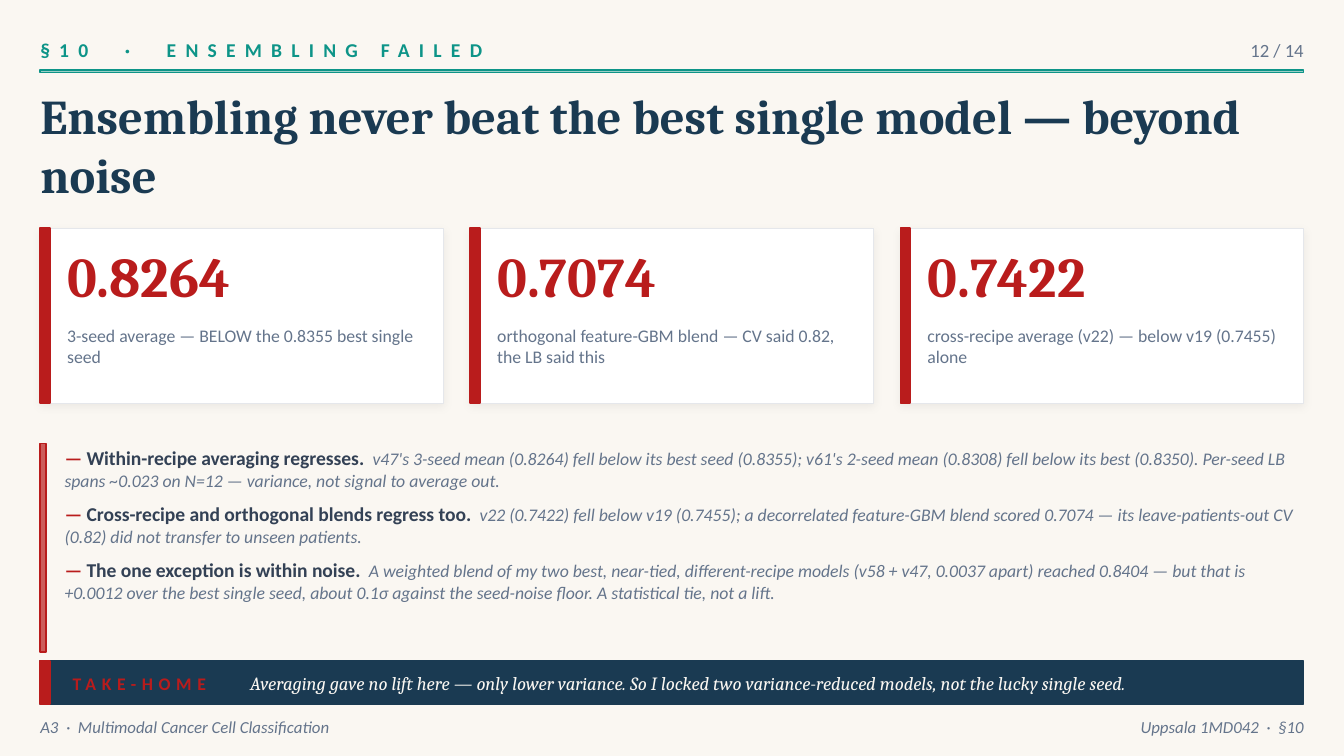
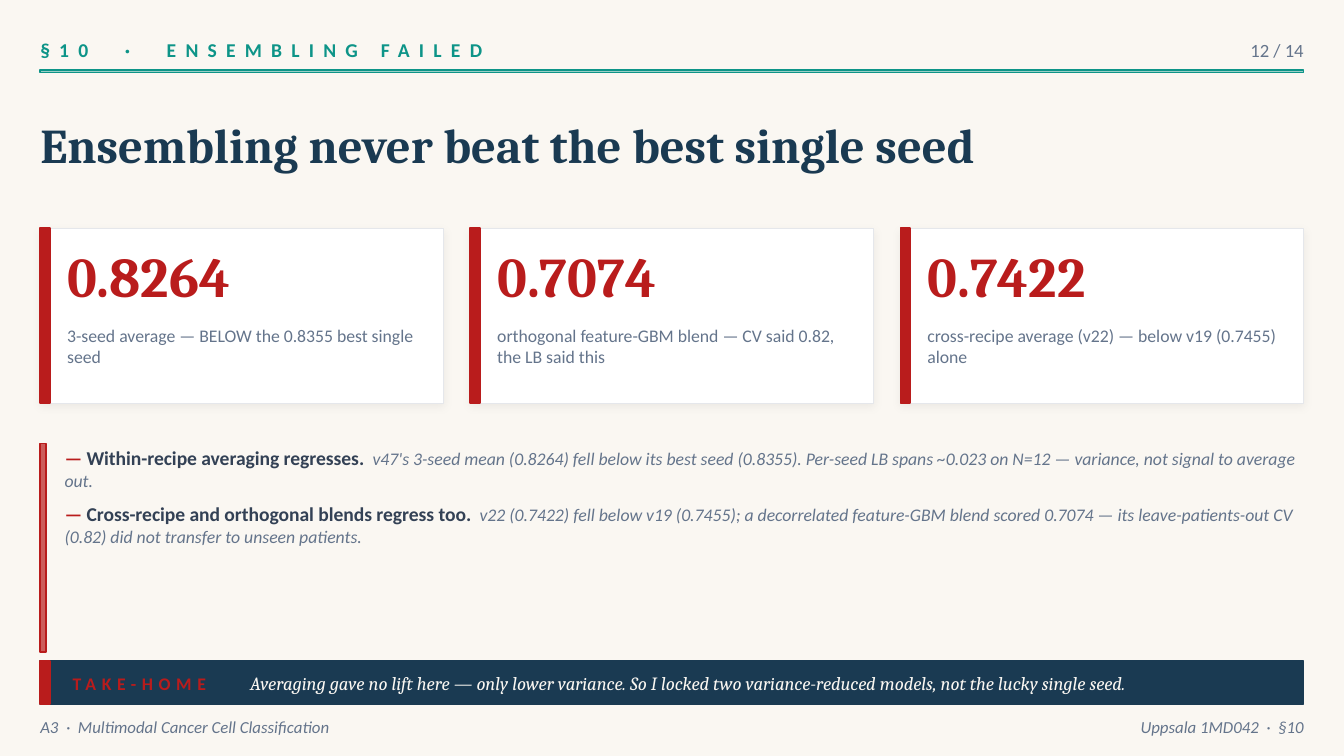
Before and after one commit to rafallex/multimodal-microscopy-distillation, a slide deck: slide 12 of presentation/A3_cancer_challenge.pptx. Drawn at 1344x756 pixels with LibreOffice and Linux fonts; fonts in the diff are those of the drawing. Boxes give left, top, right and bottom in pixels: in the first picture for what was removed or moved away, otherwise in the second. Text is boxed around its words. In the diff, an @@ line names an element or a change of style, - is before the commit and + after.

```diff
--- a/presentation/A3_cancer_challenge.pptx
+++ b/presentation/A3_cancer_challenge.pptx
@@ text at <box>309,129,974,174</box>: text changed @@
-Ensembling never beat the best single model — beyond noise
+Ensembling never beat the best single seed
@@ text at <box>65,451,1295,487</box>: text changed @@
-— Within-recipe averaging regresses. v47's 3-seed mean (0.8264) fell below its best seed (0.8355); v61's 2-seed mean (0.8308) fell below its best (0.8350). Per-seed LB spans ~0.023 on N=12 — variance, not signal to average out.
+— Within-recipe averaging regresses. v47's 3-seed mean (0.8264) fell below its best seed (0.8355). Per-seed LB spans ~0.023 on N=12 — variance, not signal to average out.
@@ text at <box>65,563,1245,602</box>: paragraph removed @@
-— The one exception is within noise. A weighted blend of my two best, near-tied, different-recipe models (v58 + v47, 0.0037 apart) reached 0.8404 — but that is +0.0012 over the best single seed, about 0.1σ against the seed-noise floor. A statistical tie, not a lift.
```
Also in this commit, not shown: 5 other slides changed, 1 slide added, 1 slide removed, 5 other files.
